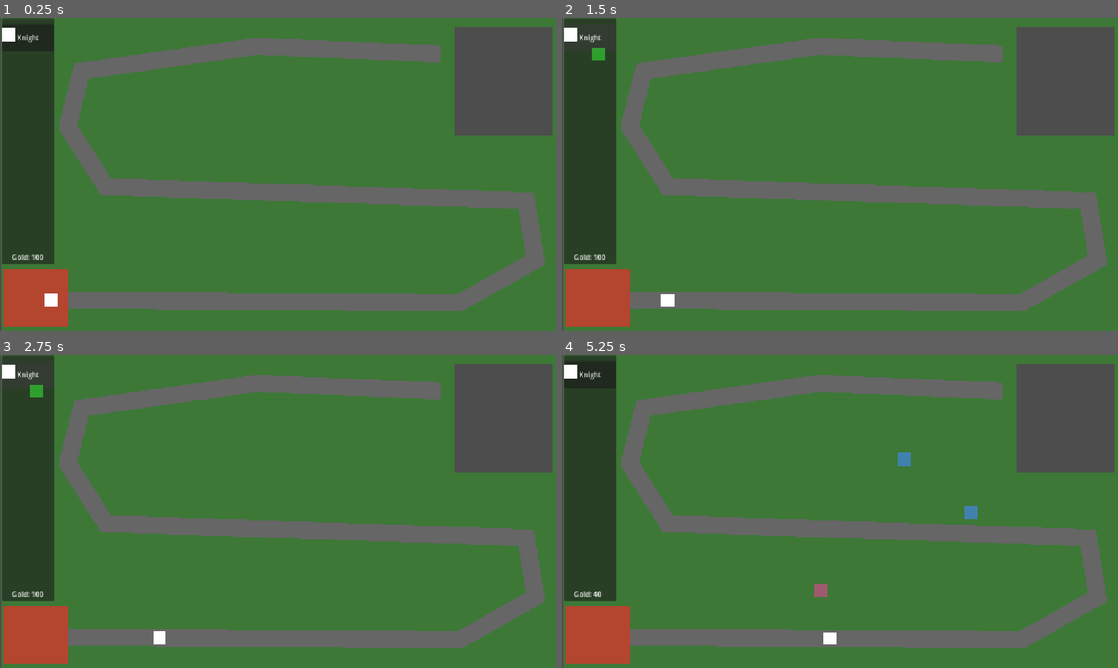
Above: before the commit, frames 1-4 (two rows, left to right).
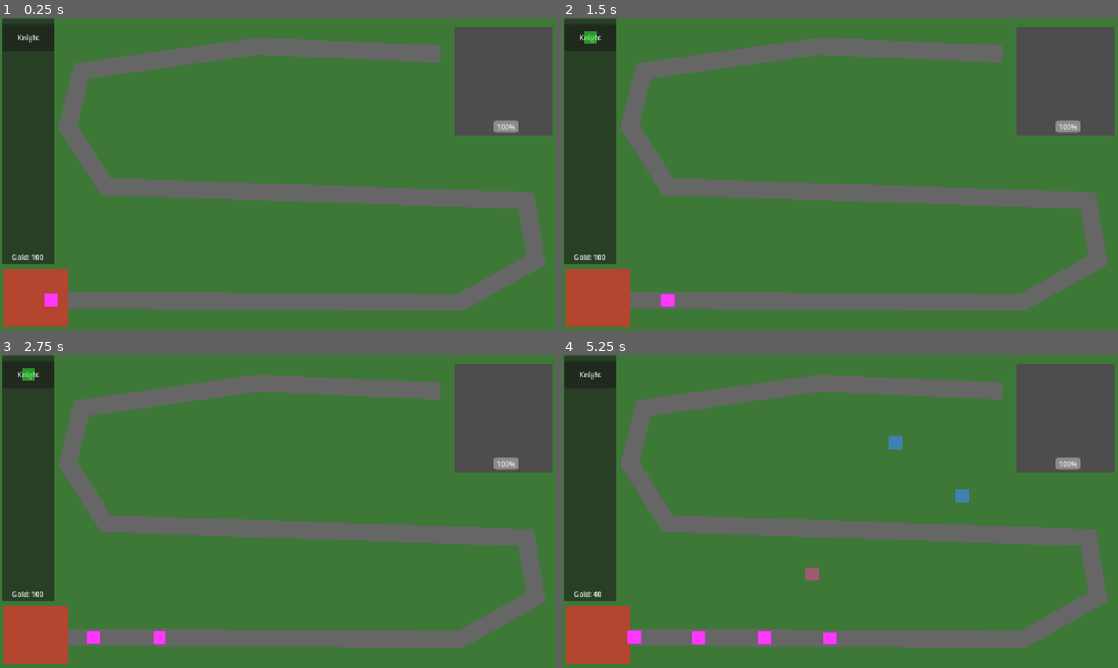
Above: after the commit, the same moments.

Repository: tenivy/tower-defense
Game: Godot game, scene res://main.tscn
The game is run twice, just before and just after one commit, with the same random seed, the same clock (stepped at 60 frames per second) and the same inputs.
Inputs (mouse positions are in pixels of both pictures, inside the frame that each line leads up to):
- Up to frame 1 (0.25 s): no input
- Up to frame 2 (1.5 s): click "Knight" at 0.5 s; click "Knight" at 1.25 s
- Up to frame 3 (2.75 s): click "Knight" at 2 s
- Up to frame 4 (5.25 s): move the mouse to (962, 495) at 2.77 s; click (962, 495) at 2.92 s; move the mouse to (728, 527) at 3.52 s; click (728, 527) at 3.67 s; move the mouse to (895, 442) at 4.27 s; click (895, 442) at 4.42 s; move the mouse to (812, 574) at 5.02 s; click (812, 574) at 5.17 s

The runs differ from the first frame. In frame 1, 0.7% of the frame differs, in the area x 0-99%, y 0-100%; in frame 2, 0.8%; in frame 3, 0.9%; in frame 4, 1.6%.

Commit message:
Initial commit

Diff:
--- a/Enemy.tscn
+++ b/Enemy.tscn
@@ -10,3 +10,4 @@
 offset_top = -15.0
 offset_right = 15.0
 offset_bottom = 15.0
+color = Color(1, 0.21568628, 1, 1)
--- a/defender.gd
+++ b/defender.gd
@@ -1,4 +1,6 @@
 extends Node2D
+
+var is_preview: bool = false
 
 @export var damage: int = 20
 @export var attack_cooldown: float = 1.0
@@ -8,6 +10,9 @@
 
 
 func _process(delta):
+	if is_preview:
+		return
+
 	if attack_timer > 0:
 		attack_timer -= delta
 		return
--- a/defender.tscn
+++ b/defender.tscn
@@ -14,6 +14,7 @@
 offset_right = 15.0
 offset_bottom = 15.0
 color = Color(0.24986163, 0.50512916, 0.6783979, 1)
+metadata/_edit_use_anchors_ = true
 
 [node name="AttackRange" type="Area2D" parent="." unique_id=633180686]
 
--- a/enemy.gd
+++ b/enemy.gd
@@ -1,14 +1,17 @@
 extends Node2D
 
-func _ready():
-	add_to_group("enemies")
 
 @export var speed: float = 100.0
 @export var health: int = 100
 @export var reward: int = 10
+@export var castle_damage: int = 10
 
 var path_points: PackedVector2Array
 var current_point: int = 0
+
+
+func _ready():
+	add_to_group("enemies")
 
 
 func setup_path(points: PackedVector2Array):
@@ -24,6 +27,7 @@
 		return
 
 	if current_point >= path_points.size():
+		reach_castle()
 		return
 
 	var target = path_points[current_point]
@@ -33,9 +37,17 @@
 
 	if distance <= speed * delta:
 		global_position = target
+
+		# Если это последняя точка пути —
+		# враг достиг замка
+		if current_point == path_points.size() - 1:
+			reach_castle()
+			return
+
 		current_point += 1
 	else:
 		global_position += direction * speed * delta
+
 
 func take_damage(amount: int):
 	health -= amount
@@ -45,5 +57,26 @@
 	if health <= 0:
 		die()
 
+
 func die():
+	var main = get_tree().current_scene
+
+	if main.has_method("add_gold"):
+		main.add_gold(reward)
+
+	if main.has_method("enemy_finished"):
+		main.enemy_finished()
+
 	queue_free()
+
+
+func reach_castle():
+	var main = get_tree().current_scene
+
+	if main.has_method("damage_castle"):
+		main.damage_castle(castle_damage)
+
+	if main.has_method("enemy_finished"):
+		main.enemy_finished()
+
+	queue_free()
--- a/main.tscn
+++ b/main.tscn
@@ -10,10 +10,10 @@
 defender_scene = ExtResource("1_ig7tw")
 
 [node name="Background" type="ColorRect" parent="." unique_id=1410151744]
-offset_left = -18.181816
-offset_top = -38.38384
-offset_right = 1261.8182
-offset_bottom = 681.61615
+offset_left = -21.0
+offset_top = -38.0
+offset_right = 1259.0
+offset_bottom = 682.0
 color = Color(0.23855989, 0.47263917, 0.21759753, 1)
 metadata/_edit_use_anchors_ = true
 
@@ -22,7 +22,7 @@
 [node name="EnemyPath" type="Line2D" parent="Map" unique_id=1198063913]
 position = Vector2(5822.7183, 970.5163)
 scale = Vector2(20.414494, 19.642065)
-points = PackedVector2Array(-281.64883, -18.303387, -234.37909, -18.012379, -225.84671, -22.98935, -226.9296, -29.951065, -274.30112, -31.591196, -278.6118, -38.616932, -277.04428, -45.13356, -257.22668, -48.02101, -236.60132, -47.13011)
+points = PackedVector2Array(-281.64883, -18.303387, -234.37909, -18.012379, -225.80617, -22.987211, -226.9296, -29.951065, -274.30112, -31.591196, -278.6118, -38.616932, -277.04428, -45.13356, -257.22668, -48.02101, -236.60132, -47.13011)
 width = 2.0
 default_color = Color(0.4, 0.4, 0.4, 1)
 
@@ -52,8 +52,9 @@
 
 [node name="KnightButton" type="Button" parent="Shop" unique_id=835927241]
 layout_mode = 0
+offset_left = 1.0
 offset_top = 13.0
-offset_right = 119.0
+offset_right = 120.0
 offset_bottom = 75.0
 text = "Knight"
 
@@ -67,5 +68,17 @@
 [node name="Enemies" type="Node2D" parent="." unique_id=846401855]
 
 [node name="Enemy" parent="Enemies" unique_id=884376071 instance=ExtResource("3_h2yge")]
+position = Vector2(-70, -13)
+
+[node name="CastleHealthBar" type="ProgressBar" parent="." unique_id=464556620]
+offset_left = 1116.0
+offset_top = 198.0
+offset_right = 1172.0
+offset_bottom = 226.0
+value = 100.0
+
+[node name="SpawnTimer" type="Timer" parent="." unique_id=2020780686]
+wait_time = 1.5
 
 [connection signal="pressed" from="Shop/KnightButton" to="." method="_on_knight_button_pressed"]
+[connection signal="timeout" from="SpawnTimer" to="." method="_on_spawn_timer_timeout"]
--- a/scripts/main.gd
+++ b/scripts/main.gd
@@ -7,9 +7,21 @@
 @onready var defenders = $Defenders
 @onready var enemy_path = $Map/EnemyPath
 @onready var gold_label = $GoldLabel
+@onready var castle_health_bar = $CastleHealthBar
 
 var preview_defender
 var selected_defender = false
+
+var castle_health = 100
+var castle_max_health = 100
+
+var current_round = 0
+var enemies_to_spawn = 5
+var enemies_spawned = 0
+var enemies_remaining = 0
+
+var spawn_interval = 1.5
+var round_reward = 50
 
 var gold = 100
 var knight_cost = 20
@@ -20,7 +32,7 @@
 func _ready():
 	print("Игра запущена")
 	update_gold_label()
-	start_enemy()
+	start_round()
 
 func select_knight():
 	selected_defender = true
@@ -29,6 +41,7 @@
 		preview_defender.queue_free()
 
 	preview_defender = defender_scene.instantiate()
+	preview_defender.is_preview = true
 	add_child(preview_defender)
 
 func _process(_delta):
@@ -36,10 +49,10 @@
 		update_preview()
 
 func update_preview():
-	var position = get_global_mouse_position()
-	preview_defender.position = position
-
-	var can_place = can_place_defender(position)
+	var mouse_position = get_global_mouse_position()
+	preview_defender.global_position = mouse_position
+
+	var can_place = can_place_defender(mouse_position)
 
 	var body = preview_defender.get_node("Body")
 
@@ -73,11 +86,28 @@
 	update_gold_label()
 
 	var defender = defender_scene.instantiate()
-	defender.position = position
 	defenders.add_child(defender)
+	defender.global_position = position
 
 	print("Рыцарь установлен. Золото: ", gold)
 
+func damage_castle(amount: int):
+	castle_health -= amount
+
+	if castle_health < 0:
+		castle_health = 0
+
+	print("Замок получил урон: ", amount, " | HP: ", castle_health)
+
+	if castle_health_bar:
+		castle_health_bar.value = castle_health
+
+	if castle_health <= 0:
+		game_over()
+
+func game_over():
+	print("ПОРАЖЕНИЕ! Замок разрушен.")
+	get_tree().paused = true
 
 func can_place_defender(position: Vector2) -> bool:
 	if gold < knight_cost:
@@ -91,7 +121,6 @@
 
 	return true
 
-
 func is_too_close_to_defender(position: Vector2) -> bool:
 	for defender in defenders.get_children():
 		var distance = position.distance_to(defender.position)
@@ -101,7 +130,6 @@
 
 	return false
 
-
 func is_too_close_to_path(position: Vector2) -> bool:
 	var path = $Map/EnemyPath
 	var points = path.points
@@ -128,11 +156,13 @@
 
 	return false
 
-
 func _on_knight_button_pressed():
 	select_knight()
 
-func start_enemy():
+func spawn_enemy():
+	if enemies_spawned >= enemies_to_spawn:
+		return
+
 	var enemy_scene = preload("res://Enemy.tscn")
 
 	var enemy = enemy_scene.instantiate()
@@ -140,3 +170,49 @@
 
 	var points = enemy_path.get_global_transform() * enemy_path.points
 	enemy.setup_path(points)
+
+	enemies_spawned += 1
+
+	print("Создан враг ", enemies_spawned, " из ", enemies_to_spawn)
+
+func start_round():
+	current_round += 1
+
+	enemies_to_spawn = 5 + (current_round - 1) * 2
+	enemies_spawned = 0
+	enemies_remaining = enemies_to_spawn
+
+	print("Начался раунд ", current_round)
+	print("Врагов: ", enemies_to_spawn)
+
+	spawn_enemy()
+
+	if enemies_spawned < enemies_to_spawn:
+		$SpawnTimer.start()
+
+func _on_spawn_timer_timeout():
+	if enemies_spawned < enemies_to_spawn:
+		spawn_enemy()
+
+	if enemies_spawned >= enemies_to_spawn:
+		$SpawnTimer.stop()
+
+func add_gold(amount: int):
+	gold += amount
+	update_gold_label()
+
+	print("Получено золота: ", amount, " | Всего: ", gold)
+
+func enemy_finished():
+	enemies_remaining -= 1
+
+	print("Осталось врагов: ", enemies_remaining)
+
+	if enemies_remaining <= 0:
+		end_round()
+
+func end_round():
+	add_gold(round_reward)
+
+	print("Раунд ", current_round, " завершён!")
+	print("Награда за раунд: ", round_reward)
Not shown, added: README.md
